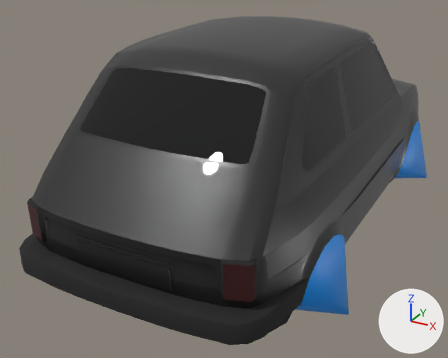
What one commit did to the glTF model Art/Vehicles/126p.glb.
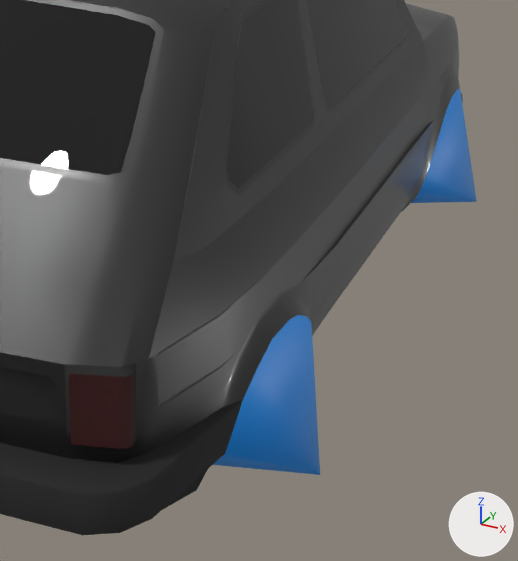
There are two pictures of each version: one whole from a 50 mm lens placed at (1.49, -3.32, 1.39), pointed at (-0.16, -0.31, -0.11), one close up on the part from 42% to 100% of the width and 21% to 100% of the height. The lights are fixed; the arrows at lower right show +X, +Y and +Z. The last two pictures show the newer version. Vertices at exactly the same position are counted once.

Objects in the first close-up: 'car'.
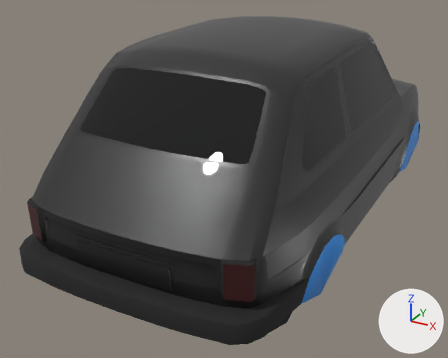
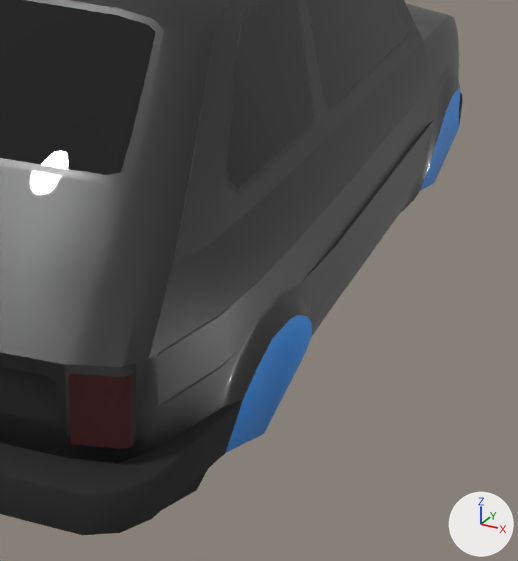
Boxes (x1, y1, x2, y2) around the edits, measured in the close-ups (518 x 561 px; the box of a moved part takes in the faces that stretch with it):
'car', reshaped
    before: (0, 0, 477, 535)
    after: (0, 0, 463, 535)
part 1 of me_plane, moved or reshaped
    before: (411, 89, 477, 203)
    after: (421, 89, 460, 190)
part 2 of me_plane, moved or reshaped
    before: (213, 315, 320, 475)
    after: (226, 315, 312, 452)

Edits to the bpy script that builds the scene:
```text
Change me_plane:
    used by ob_car; location = (0.0, 0.0, 0.0)
    remove me_plane.from_pydata(...)  # 1691 vertices, 3162 faces; spans x -0.83..0.83, y -1.59..1.45, z -0.38..0.79
    add me_plane.from_pydata(...)  # 1691 vertices, 3162 faces; spans x -0.78..0.72, y -1.59..1.45, z -0.33..0.79
    me_plane part 1
    me_plane.vertices[1677].co: (0.81, 0.93, -0.37) -> (0.66, 0.91, -0.32)  # pixel (476, 201) -> pixel (434, 182)
    me_plane part 2
    me_plane.vertices[1690].co: (0.83, -0.88, -0.38) -> (0.68, -0.86, -0.33)  # pixel (320, 475) -> pixel (263, 434)
    other edits to the shape of me_plane do not show in these pictures
```
